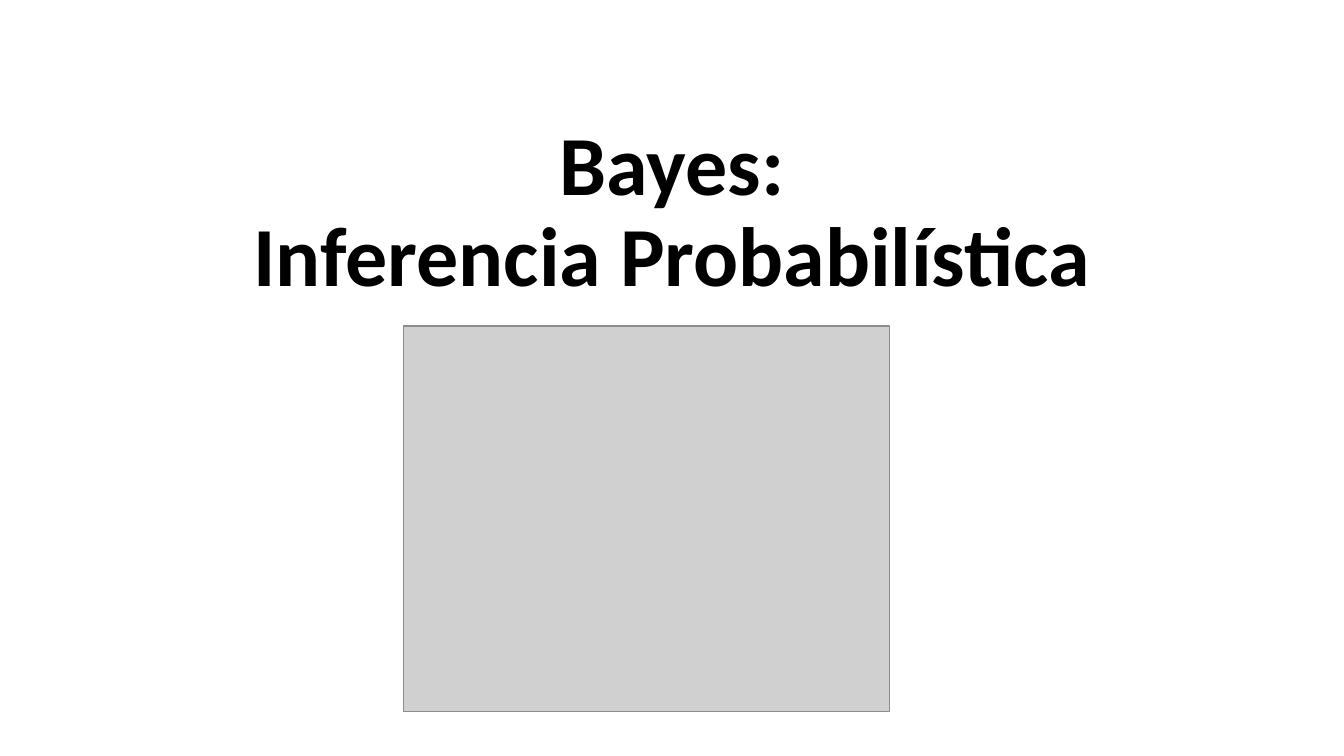
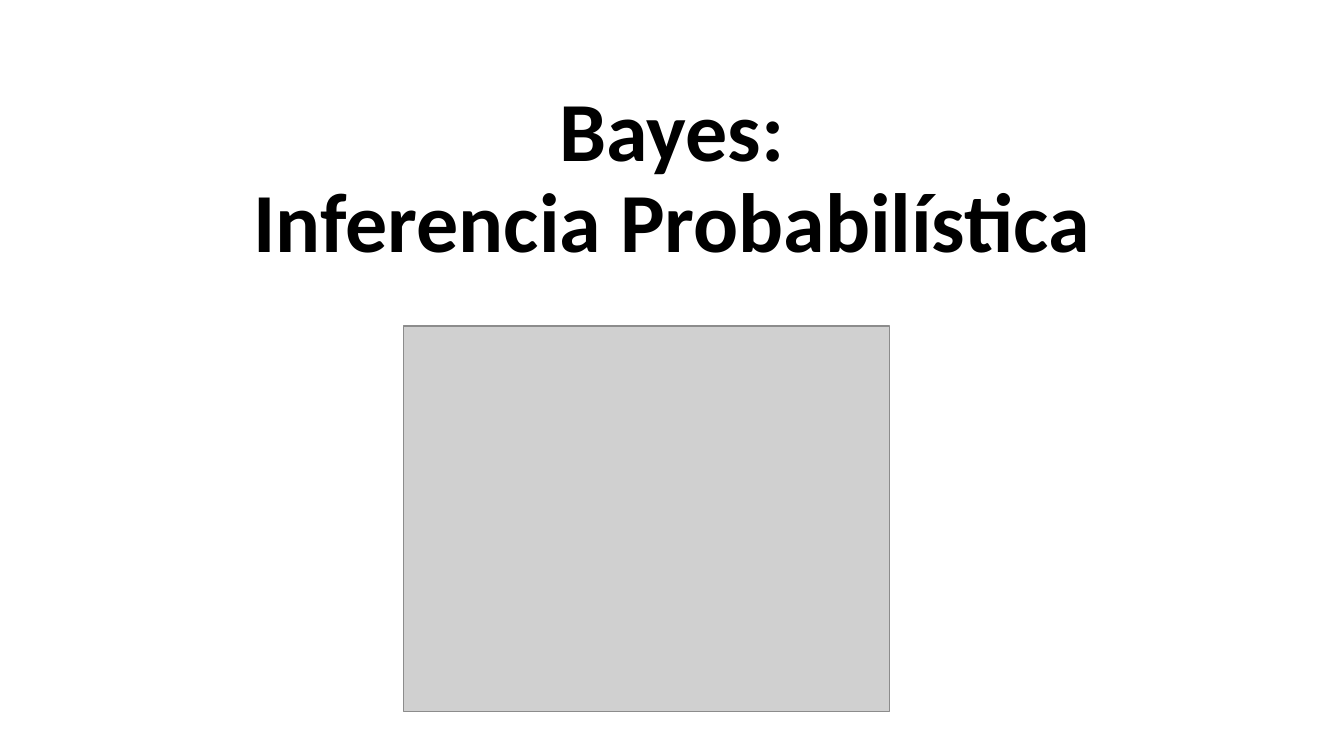
Before and after one commit to Adrifelcha/Adrifelcha, a slide deck: slide 1 of Tesis/Presentaciones/ACA2017_InferenciaProbabilisticaBayesiana.pptx. Drawn at 1344x756 pixels with LibreOffice and Linux fonts; fonts in the diff are those of the drawing; grey boxes stand for pictures. Boxes give left, top, right and bottom in pixels: in the first picture for what was removed or moved away, otherwise in the second. Text is boxed around its words. In the diff, an @@ line names an element or a change of style, - is before the commit and + after.

Commit message:
Presentacion Bayes ACA

```diff
--- a/Tesis/Presentaciones/ACA2017_InferenciaProbabilisticaBayesiana.pptx
+++ b/Tesis/Presentaciones/ACA2017_InferenciaProbabilisticaBayesiana.pptx
@@ title "Bayes: Inferencia Probabilística": place and size @@
-title "Bayes: Inferencia Probabilística" at bbox=[253, 140, 1090, 287]
+title "Bayes: Inferencia Probabilística" at bbox=[253, 106, 1090, 253]
```
Also in this commit, not shown: 3 other slides changed, 16 slides added, 1 slide removed, 3 other files.
